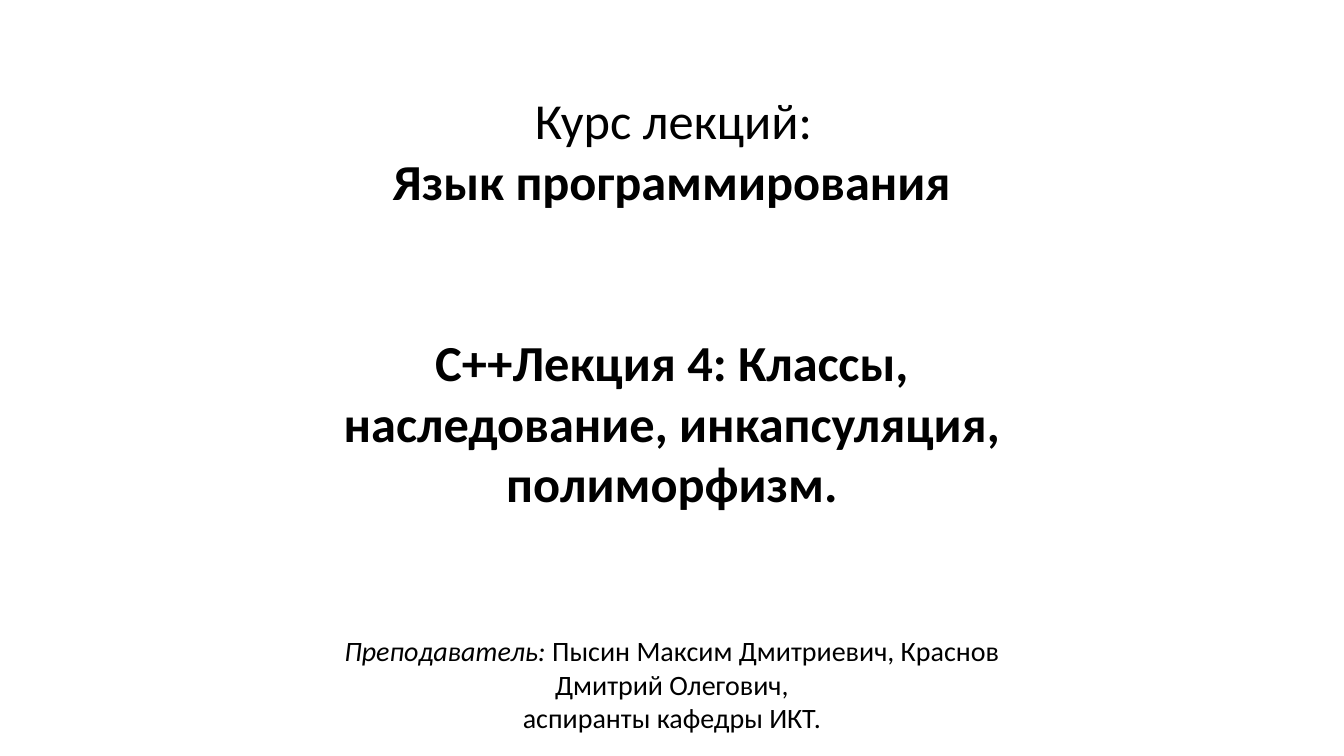
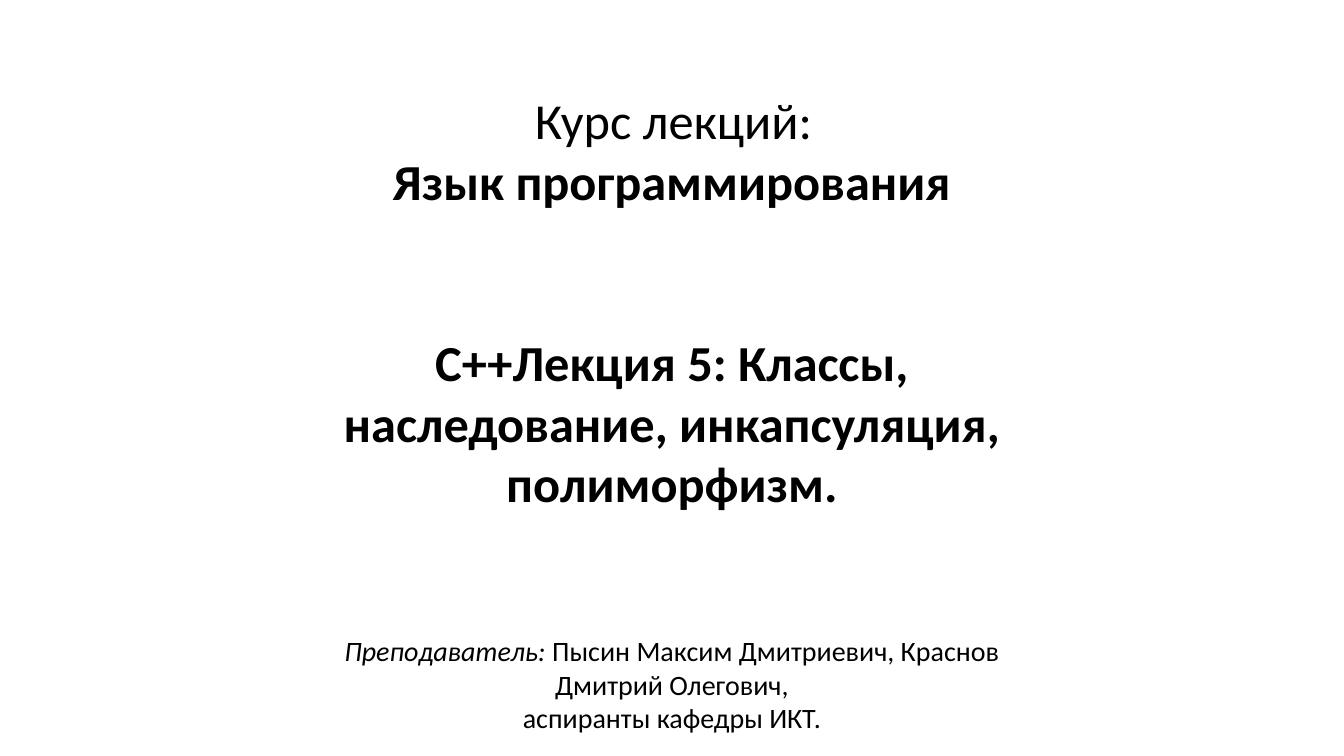
Before and after one commit to MUCTR-IKT-CPP/cpp_course, a slide deck: slide 1 of Lections/5/Классы, инкапсуляция, наследование полиморфизм.pptx. Drawn at 1344x756 pixels with LibreOffice and Linux fonts; fonts in the diff are those of the drawing. Boxes give left, top, right and bottom in pixels: in the first picture for what was removed or moved away, otherwise in the second. Text is boxed around its words. In the diff, an @@ line names an element or a change of style, - is before the commit and + after.

```diff
--- a/Lections/5/Классы, инкапсуляция, наследование полиморфизм.pptx
+++ b/Lections/5/Классы, инкапсуляция, наследование полиморфизм.pptx
@@ text at box(344, 348, 1000, 510): text changed @@
-C++Лекция 4: Классы, наследование, инкапсуляция, полиморфизм.
+C++Лекция 5: Классы, наследование, инкапсуляция, полиморфизм.
```
Also in this commit, not shown: 6 other slides changed, 2 other files.
